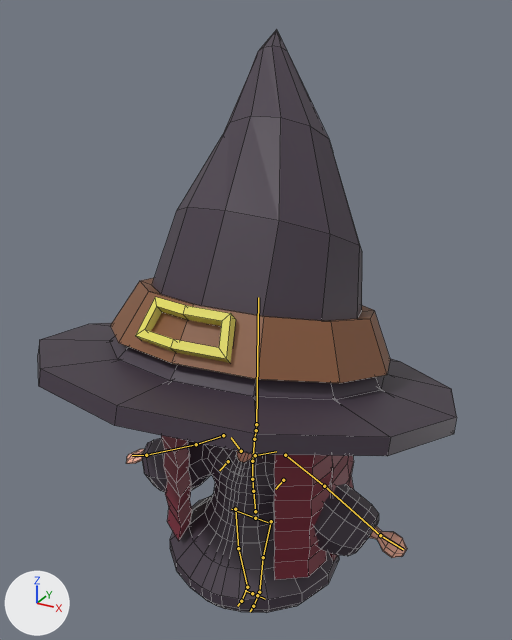
Two versions of the Blender file Working/character.blend, one commit apart.
Rendered twice from a camera (50 mm lens) standing at (1.56, -2.8, 3.21) and looking at (-0.18, 0.36, 1.63). The axes (+X, +Y, +Z) are drawn at lower left. The lights are the same throughout. The bones that bend it are drawn over the model as lines. Mesh edges are drawn as thin lines.

The first picture shows 'Hair', 'Hat', 'Player'.
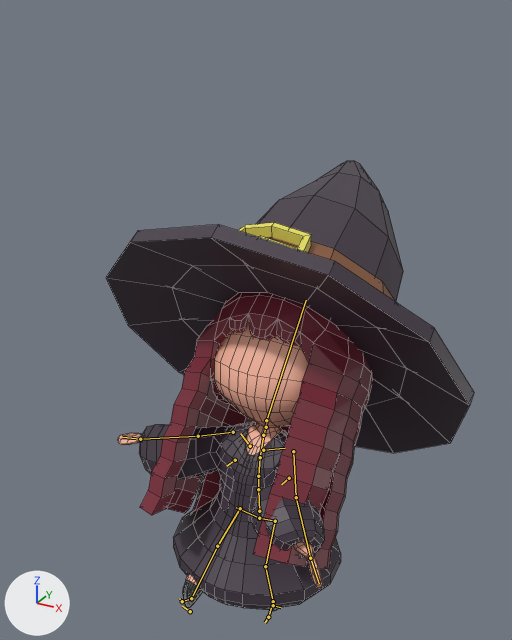
The newer file adds an action. The first version stands in its rest pose; the second is drawn at frame 2 of the action 'Witch_Death'.

Pixel boxes (x1, y1, x2, y2) of what changed, in the pictures (512 x 640 px):
'Hat', posed (12% narrower, 32% shorter)
    before: (38, 29, 457, 456)
    after: (106, 161, 474, 453)
'Player', posed
    before: (126, 438, 407, 613)
    after: (118, 322, 341, 611)
'Hair', posed
    before: (161, 435, 354, 580)
    after: (140, 293, 372, 569)
bone 'spine', root to tip
    before: (255, 511) to (253, 491)
    after: (259, 511) to (258, 489)
bone 'spine.001', root to tip
    before: (253, 491) to (252, 479)
    after: (258, 489) to (258, 476)
bone 'spine.002', root to tip
    before: (252, 479) to (252, 461)
    after: (258, 476) to (260, 457)
bone 'spine.003', root to tip
    before: (252, 461) to (254, 439)
    after: (260, 457) to (263, 435)
bone 'spine.004', root to tip
    before: (254, 439) to (256, 430)
    after: (263, 435) to (266, 427)
bone 'spine.005', root to tip
    before: (256, 430) to (256, 424)
    after: (266, 427) to (266, 420)
bone 'spine.006', root to tip
    before: (256, 424) to (258, 297)
    after: (266, 420) to (306, 300)
bone 'shoulder.L', root to tip
    before: (255, 455) to (276, 451)
    after: (263, 450) to (285, 448)
bone 'upper_arm.L', root to tip
    before: (285, 455) to (324, 486)
    after: (293, 451) to (296, 497)
bone 'forearm.L', root to tip
    before: (324, 486) to (380, 535)
    after: (296, 497) to (310, 558)
bone 'shoulder.R', root to tip
    before: (241, 451) to (231, 437)
    after: (250, 446) to (240, 433)
bone 'upper_arm.R', root to tip
    before: (223, 435) to (196, 444)
    after: (233, 432) to (198, 436)
bone 'hand.R', root to tip
    before: (146, 455) to (132, 455)
    after: (140, 439) to (122, 437)
bone 'thigh.L', root to tip
    before: (271, 521) to (263, 557)
    after: (275, 521) to (265, 566)
bone 'shin.L', root to tip
    before: (263, 557) to (259, 592)
    after: (265, 566) to (273, 601)
bone 'thigh.R', root to tip
    before: (235, 509) to (238, 548)
    after: (240, 508) to (217, 546)

The change in detail:
Bone 'spine' (bone_spine) moves from (0.0, 0.0, 0.0) to (0.0, -0.039, -0.044).
Bone 'spine' (bone_spine) turns from (0, 0, 0) to (-4, 0, 0) degrees about its own x, y and z.
Bone 'spine.001' (bone_spine_001) turns from (0, 0, 0) to (-2, 0, 0) degrees about its own x, y and z.
Bone 'spine.002' (bone_spine_002) turns from (0, 0, 0) to (-1, 0, 0) degrees about its own x, y and z.
Bone 'spine.003' (bone_spine_003) turns from (0, 0, 0) to (-1, 0, 0) degrees about its own x, y and z.
Bone 'spine.004' (bone_spine_004) turns from (0, 0, 0) to (-1, 0, 0) degrees about its own x, y and z.
Bone 'spine.005' (bone_spine_005) turns from (0, 0, 0) to (-1, 0, 0) degrees about its own x, y and z.
Bone 'spine.006' (bone_spine_006) turns from (0, 0, 0) to (-29, 0, 1) degrees about its own x, y and z.
Bone 'shoulder.L' (bone_shoulder_l) turns from (0, 0, 0) to (-2, 0, 1) degrees about its own x, y and z.
Bone 'upper_arm.L' (bone_upper_arm_l) turns from (0, 0, 0) to (54, -18, -46) degrees about its own x, y and z.
Bone 'forearm.L' (bone_forearm_l) turns from (0, 0, 0) to (1, 0, 0) degrees about its own x, y and z.
Bone 'shoulder.R' (bone_shoulder_r) turns from (0, 0, 0) to (-1, 1, 0) degrees about its own x, y and z.
Bone 'upper_arm.R' (bone_upper_arm_r) turns from (0, 0, 0) to (6, -2, -12) degrees about its own x, y and z.
Bone 'hand.R' (bone_hand_r) turns from (0, 0, 0) to (1, 1, 0) degrees about its own x, y and z.
Bone 'thigh.L' (bone_thigh_l) turns from (0, 0, 0) to (-24, 0, -12) degrees about its own x, y and z.
Bone 'shin.L' (bone_shin_l) turns from (0, 0, 0) to (33, 3, 0) degrees about its own x, y and z.
Bone 'thigh.R' (bone_thigh_r) turns from (0, 0, 0) to (-54, 2, 10) degrees about its own x, y and z.
